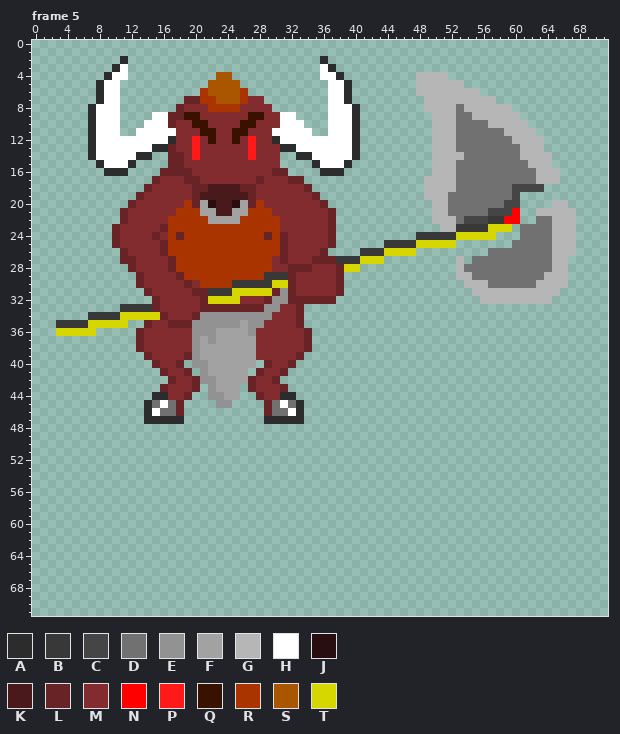
Two states of a pixel-art file, images/minotaurv2.ase. This is how it looked before the edit.
72x72 pixels, 7 frames. Shown: frame 5. The commit also changed other frames, which this record leaves out.
Visible layers, top first: "Arms", "Head", "Body", "Legs".
Palette (. is transparent): A #2c2c2c  B #383838  C #454545  D #717171  E #929292  F #a2a2a2  G #b6b6b6  H #ffffff  J #290e0f  K #4a191b  L #672325  M #822c2f  N #ff0000  P #ff1919  Q #381100  R #aa3400  S #aa5500  T #d6d600
Pixels before, frame 5 (only the part around the change), first column x 40:
 0 ................................
 1 ................................
 2 ................................
 3 ................................
 4 ........GGGG....................
 5 ........GGGGGG..................
 6 ........GGGGGGGG................
 7 .........GGGGGGGGG..............
 8 A........GGGGDGGGGGG............
 9 A.........GGGDDGGGGGG...........
10 A.........GGGDDDDGGGGG..........
11 A.........GGGDDDDDDGGGG.........
12 A.........GGGDDDDDDDGGGG........
13 A.........GGGDDDDDDDDGGG........
14 A.........GGGGDDDDDDDGGGG.......
15 ..........GGGDDDDDDDDDGGG.......
16 ..........GGGDDDDDDDDDDGGG......
17 .........GGGGDDDDDDDDDDGGG......
18 .........GGGGDDDDDDDCCCC........
19 .........GGGDDDDDDDDC...........
20 ..........GGDDDDDDDCC....GG.....
21 ..........GGDDDDDCCCN..GGGGG....
22 ..........GGGDCCCBBNN..DDGGG....
23 ...........GGBBBBTTT.DDDDGGG....
24 ........BBBBBTTTTT...DDDDGGG....
25 ....BBBBTTTTT.......DDDDDGGG....
26 .BBBTTTT.........DDDDDDDDGGG....
27 BTTT.........G.DDDDDDDDDDGG.....
The same view after the edit:
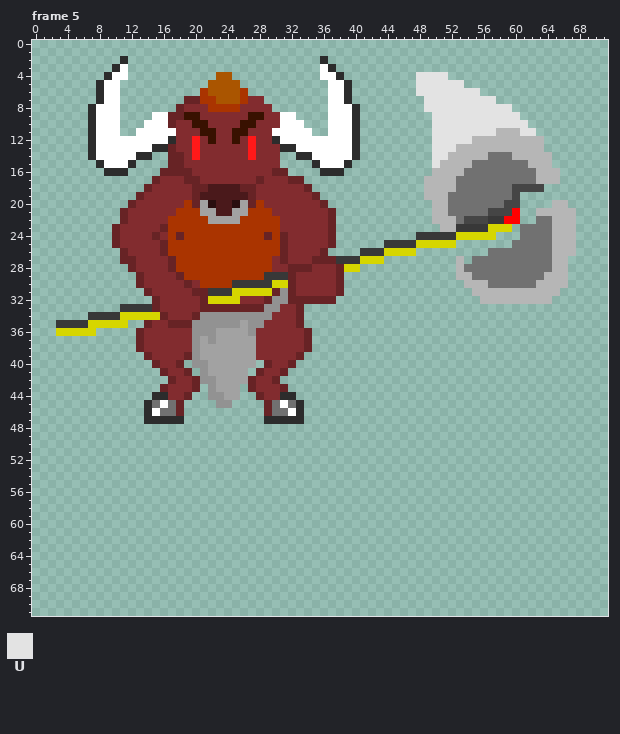
Colours new in this view: U #e3e3e3
Change:
{"where": "frame 5, layer \"Arms\""}
{"frame":5,"y":4,"x":48,"old":"GGGG","new":"UUUU"}
{"frame":5,"y":5,"x":48,"old":"GGGGGG","new":"UUUUUU"}
{"frame":5,"y":6,"x":48,"old":"GGGGGGGG","new":"UUUUUUUU"}
{"frame":5,"y":7,"x":49,"old":"GGGGGGGGG","new":"UUUUUUUUU"}
{"frame":5,"y":8,"x":49,"old":"GGGGDGGGGGG","new":"UUUUUUUUUUU"}
{"frame":5,"y":9,"x":50,"old":"GGGDDGGGGGG","new":"UUUUUUUUUUU"}
{"frame":5,"y":10,"x":50,"old":"GGGDDDDGGGGG","new":"UUUUUUUUUUUU"}
{"frame":5,"y":11,"x":50,"old":"GGGDDDDDD","new":"UUUUUUUUG"}
{"frame":5,"y":11,"x":61,"old":"GG","new":"UU"}
{"frame":5,"y":12,"x":50,"old":"GGGDDDDDDD","new":"UUUUUGGGGG"}
{"frame":5,"y":13,"x":50,"old":"GGGDDDDDDDD","new":"UUUGGGGGGGG"}
{"frame":5,"y":14,"x":50,"old":"GG","new":"UU"}
{"frame":5,"y":14,"x":54,"old":"DDD","new":"GGG"}
{"frame":5,"y":14,"x":60,"old":"D","new":"G"}
{"frame":5,"y":15,"x":50,"old":"G","new":"U"}
{"frame":5,"y":15,"x":53,"old":"DD","new":"GG"}
{"frame":5,"y":16,"x":53,"old":"D","new":"G"}
{"label":"changed","picture_box":[416,72,536,176]}
